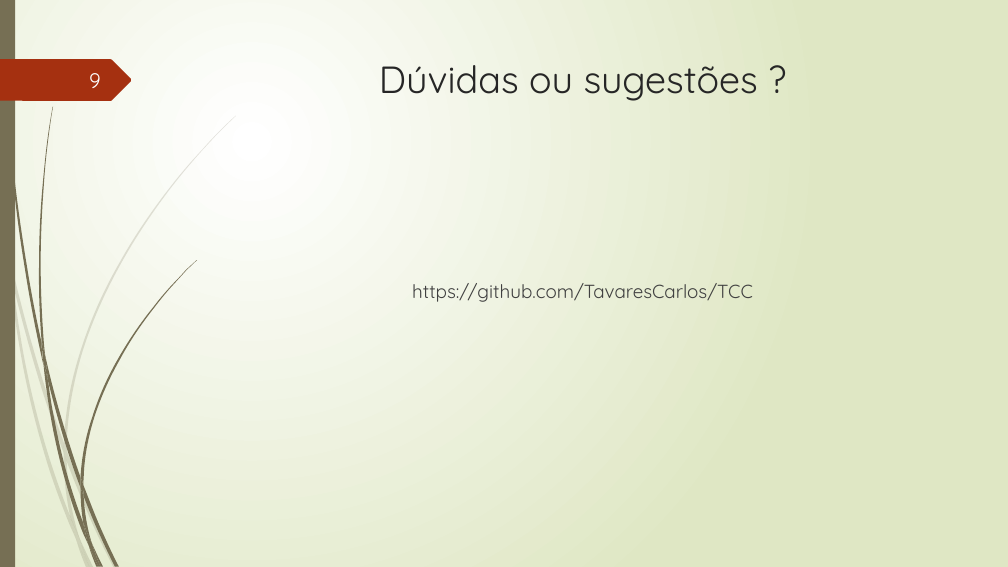
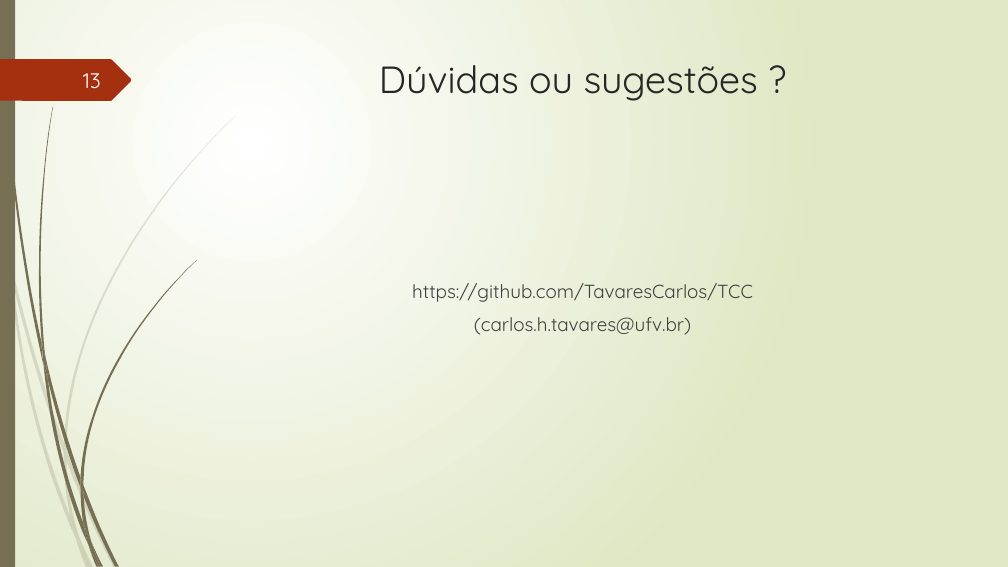
Before and after one commit to TavaresCarlos/TCC, a slide deck: slide 13 of apresentação-do-sistema/apresentação-02.pptx (slide 9 before the commit). Drawn at 1008x567 pixels with LibreOffice and Linux fonts; fonts in the diff are those of the drawing. Boxes give left, top, right and bottom in pixels: in the first picture for what was removed or moved away, otherwise in the second. Text is boxed around its words. In the diff, an @@ line names an element or a change of style, - is before the commit and + after.

```diff
--- a/apresentação-do-sistema/apresentação-02.pptx
+++ b/apresentação-do-sistema/apresentação-02.pptx
@@ page number at (83, 73, 101, 89): text changed @@
-9
+13
@@ text at (474, 317, 691, 335): paragraph added @@
+(carlos.h.tavares@ufv.br)
```
Also in this commit, not shown: 5 other slides changed, 7 slides added, 3 slides removed, 10 other files.
